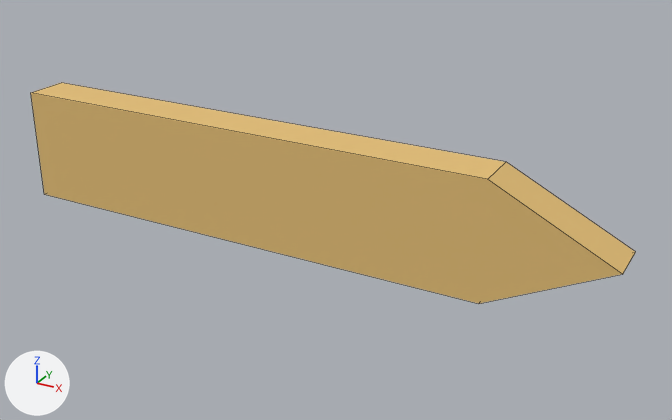
Before and after pictures for a commit that changed the FBX model Assets/Art/EternalEnigma/BiomeDecorations/Desert_SignPanel.fbx.
Before and after are seen from a 50 mm lens placed at (0.671, -1.089, 0.528), pointed at (0.062, 0.018, -0.026). Every picture has the same lights, and +X, +Y and +Z are marked at lower left. The older version comes first. Mesh edges are drawn as thin lines.

The first picture shows 'Desert_SignPanel'.
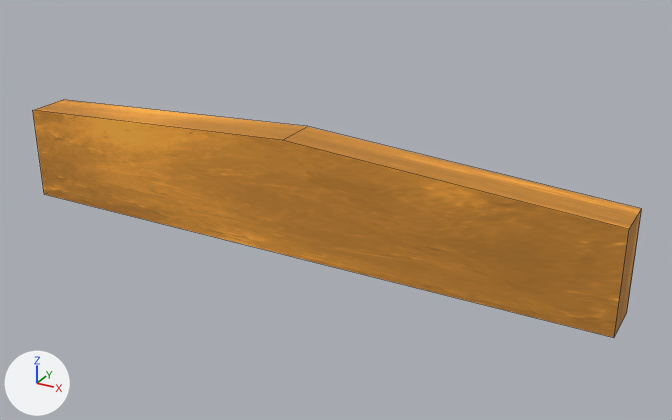
What differs and where, as boxes (x1, y1, x2, y2) in the pictures (672 x 420 px):
'Desert_SignPanel', surface changed, reshaped (darker, 8% taller): before (31, 83, 635, 304); after (33, 100, 642, 338)

What changed in the scene script:
```text
Add img_biomedecorations_png:
    img_biomedecorations_png = load_image('BiomeDecorations.png', '../../PaintedEnvironment/BiomeDecorations.png', 2048, 2048, 'sRGB')
Change mat_ee_deco_02:
    remove mat_ee_deco_02.base_color = (0.78, 0.52, 0.18)  # beige #e5bf76
    add mat_ee_deco_02.texture = img_biomedecorations_png
Change me_desert_signpanel_002:
    where me_desert_signpanel_002.from_pydata(...)  # 10 vertices, 7 faces; spans x -0.48..0.49, y -0.035..0.035, z -0.09..0.09
    used by ob_desert_signpanel; location = (0.0, 0.0, 0.0)
    me_desert_signpanel_002 part 1
    me_desert_signpanel_002.vertices[1].co: (0.31, -0.035, -0.09) -> (0.49, -0.035, -0.09)  # pixel (478, 303) -> pixel (614, 337)
    me_desert_signpanel_002.vertices[2].co: (0.49, -0.035, 0.0) -> (0.49, -0.035, 0.06)  # pixel (622, 274) -> pixel (629, 229)
    me_desert_signpanel_002.vertices[3].co: (0.31, -0.035, 0.09) -> (0.005, -0.035, 0.09)  # pixel (487, 179) -> pixel (282, 140)
    me_desert_signpanel_002.vertices[4].co: (-0.48, -0.035, 0.09) -> (-0.48, -0.035, 0.06)  # pixel (30, 92) -> pixel (32, 110)
    me_desert_signpanel_002.vertices[6].co: (0.31, 0.035, -0.09) -> (0.49, 0.035, -0.09)  # not seen -> pixel (626, 313)
    me_desert_signpanel_002.vertices[7].co: (0.49, 0.035, 0.0) -> (0.49, 0.035, 0.06)  # pixel (635, 251) -> pixel (641, 208)
    me_desert_signpanel_002.vertices[8].co: (0.31, 0.035, 0.09) -> (0.005, 0.035, 0.09)  # pixel (506, 161) -> pixel (307, 126)
    me_desert_signpanel_002.vertices[9].co: (-0.48, 0.035, 0.09) -> (-0.48, 0.035, 0.06)  # pixel (61, 82) -> pixel (63, 99)
```
